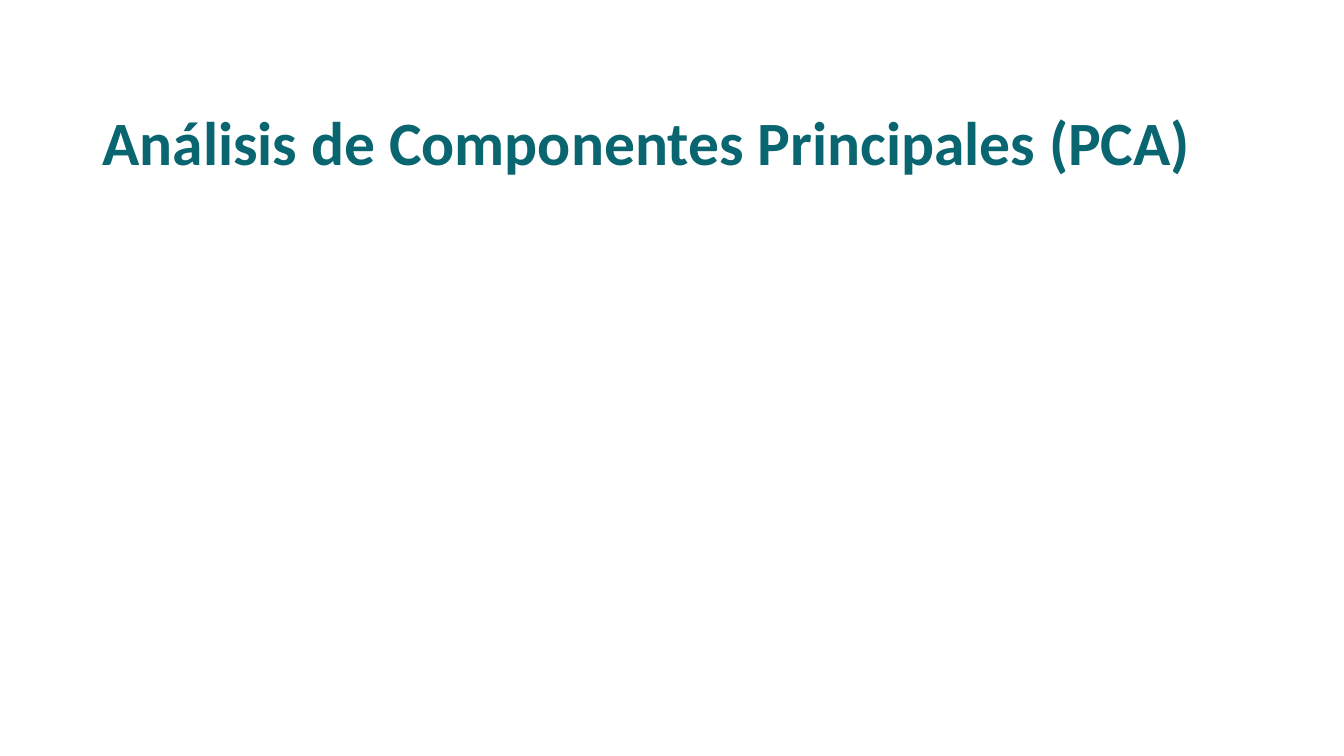
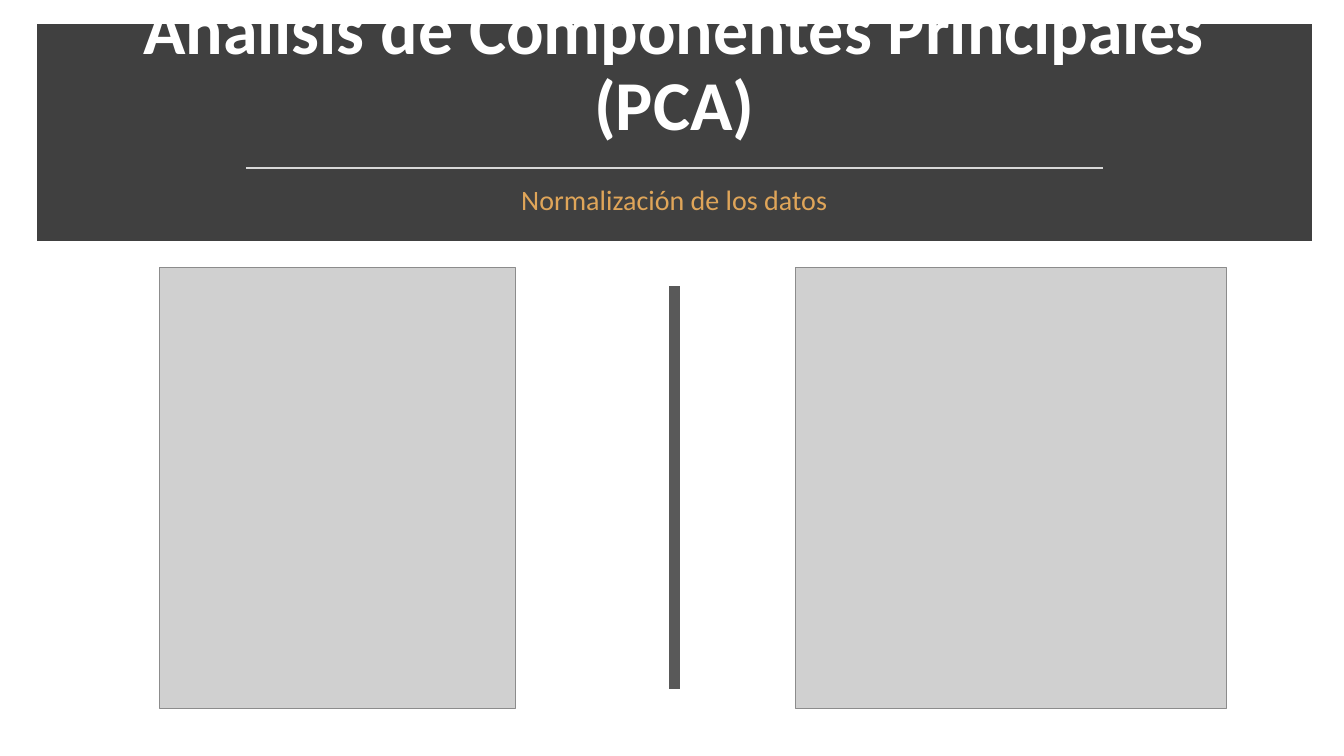
Before and after one commit to JuanAguilarDev/Data-mining-project, a slide deck: slide 18 of Plantilla Exposición.pptx (slide 9 before the commit). Drawn at 1344x756 pixels with LibreOffice and Linux fonts; fonts in the diff are those of the drawing; grey boxes stand for pictures; background and template pictures are left out. Boxes give left, top, right and bottom in pixels: in the first picture for what was removed or moved away, otherwise in the second. Text is boxed around its words. In the diff, an @@ line names an element or a change of style, - is before the commit and + after.

```diff
--- a/Plantilla Exposición.pptx
+++ b/Plantilla Exposición.pptx
@@ title "Análisis de Componentes Principales (PCA)": place and size @@
-title "Análisis de Componentes Principales (PCA)" at (102, 119, 1190, 175)
+title "Análisis de Componentes Principales (PCA)" at (143, 24, 1203, 141)
@@ title "Análisis de Componentes Principales (PCA)" at (143, 24, 1203, 141): size 44 to 50 pt, text colour #09656F to #FFFFFF; alignment left to centre; vertical alignment middle to bottom @@
@@ rectangle added at (43, 31, 1305, 235), fill #404040, outline #404040 10 pt @@
@@ line added from (246, 167) to (1103, 167), #D9D9D9 1.75 pt @@
@@ text added at (521, 190, 827, 210), 20 pt, text #DFA559 @@
+Normalización de los datos
@@ picture added at (159, 267, 515, 708) @@
@@ picture added at (796, 267, 1227, 708) @@
@@ line added from (675, 286) to (675, 690), #595959 8 pt @@
```
Also in this commit, not shown: 4 other slides changed, 15 slides added, 4 slides removed.
